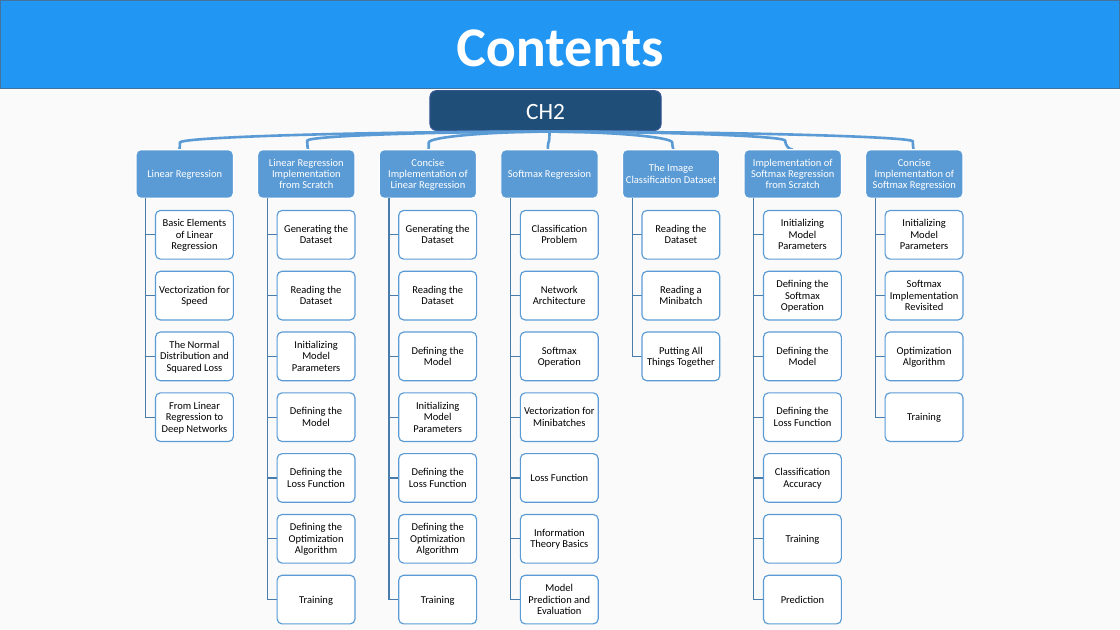
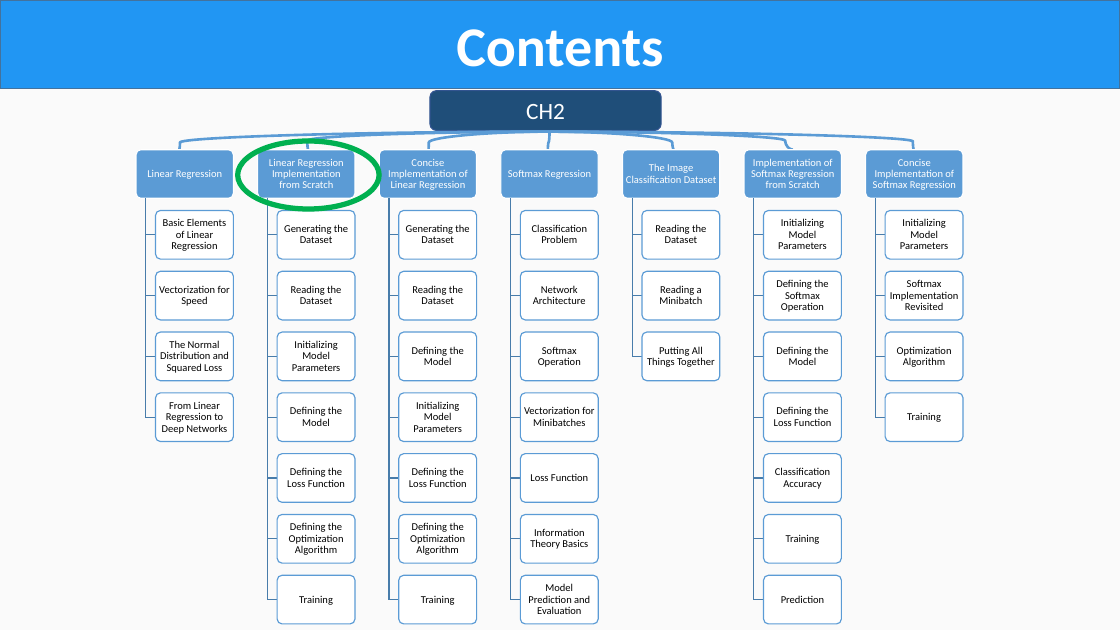
Before and after one commit to OmarAlmighty/D2L-Slides, a slide deck: slide 3 of D2L CH3 part2.pptx. Drawn at 1120x630 pixels with LibreOffice and Linux fonts; fonts in the diff are those of the drawing. Boxes give left, top, right and bottom in pixels: in the first picture for what was removed or moved away, otherwise in the second. Text is boxed around its words. In the diff, an @@ line names an element or a change of style, - is before the commit and + after.

Commit message:
Slides

```diff
--- a/D2L CH3 part2.pptx
+++ b/D2L CH3 part2.pptx
@@ ellipse added at box(238, 141, 379, 209), outline #00B050 4.5 pt @@
```
Also in this commit, not shown: 1 other file.
